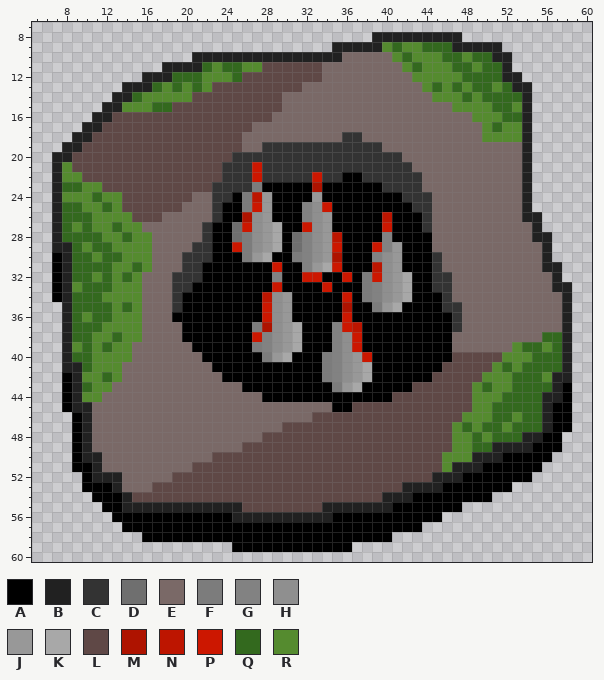
One commit to this pixel-art sprite: assets/spikes.png. The first picture shows the starting point.
The file is 64x64 pixels. Shown: x 5..60, y 7..60.
Palette (. is transparent): A #000000  B #212121  C #333333  D #6f6f6f  E #7a6967  F #7c7c7c  G #828282  H #8f8f8f  J #989898  K #a8a8a8  L #5f4846  M #ae1300  N #bd1500  P #cc1700  Q #33691e  R #558b2f
Pixels before, first column x 7:
 8 ................................BBBBBBBBB...........
 9 ............................BBBBBRQRRQQQBBBBB.......
10 ..............BBBBBBBBBBBBBBBEEEEERQRRRQQRQQBB......
11 ...........BBBBQRQQRRLLLLLLEEEEEEEERQRRRQQRQQB......
12 .........BBBQQQRRRQLLLLLLLLEEEEEEEEERRRRRQQQQBB.....
13 .......BBBQRQRQRLLLLLLLLLEEEEEEEEEEEERQRQRQQRQBB....
14 ......BBQRRRRRLLLLLLLLLEEEEEEEEEEEEEEERRRQRQQQQB....
15 .....BBRRRQQLLLLLLLLLLLEEEEEEEEEEEEEEEEERRRRQQRB....
16 ....BBLLLLLLLLLLLLLLLLEEEEEEEEEEEEEEEEEEEERRRQQB....
17 ...BBLLLLLLLLLLLLLLLEEEEEEEEEEEEEEEEEEEEEEERQRRB....
18 ..BBLLLLLLLLLLLLLLLEEEEEEEEEECCEEEEEEEEEEEERRRRB....
19 .BBLLLLLLLLLLLLLLLLEECCCCCCCCCCCCEEEEEEEEEEEEEEB....
20 BBLLLLLLLLLLLLLLLLCCCCCCCCCCCCCCCCCEEEEEEEEEEEEB....
21 BRLLLLLLLLLLLLLLLCCCPCCCCCCCCCCCCCCCEEEEEEEEEEEB....
22 BRRLLLLLLLLLLLLLLCCCPCCCCCPCCAACCCCCCEEEEEEEEEEB....
23 BQQRRLLLLLLLLLLLCCCCFAAAAAMAAAAAACCCCEEEEEEEEEEB....
24 BRRRQRRLLLLLLLEECCAFNJAAAAJAAAAAAAACCCEEEEEEEEEB....
25 BQQRRQRLLLLLLEEECAAFPJAAAGHPAAAAAAAACCEEEEEEEEEB....
26 BQQQRRRRLLLEEEEECAAMHJAAAGHJAAAAANAAACEEEEEEEEEBB...
27 BQRQRRQRREEEEEECAADPHJKAAPHJAAAAAPAAACEEEEEEEEEEB...
28 BQQQQRRQRREEEEECAADFHJKADGHJNAAAAGAAAAEEEEEEEEEEBB..
29 BBQRQQRRRREEEECCAAPFHJKADGHJPAAAPGJAAAEEEEEEEEEEEB..
30 ABQQRQQRRREEECCCAAAFJKAAFGHJMAAAGHJAAACEEEEEEEEEEB..
31 ABQQQQRRQREEECCAAAAAAAPAAGJKPAAANHJAAACEEEEEEEEEEBB.
32 ABQQRQRQREEECCCAAAAAAAGAAPPAAPAFPHJKAACCEEEEEEEEEEB.
33 ABRQQQRRREEECCAAAAAAAAPAAAAPAAAFGHJKAACCEEEEEEEEEEBB
34 ABQQQRRRREEECAAAAAAAANHJAAAAAPAFGHJKAAACEEEEEEEEEEEB
35 .BQQQQRQREEECAAAAAAAAPHJAAAAAMAAFJKAAAACCEEEEEEEEEEB
36 .BQRQQRRREEEAAAAAAAAAPHJAAAAAPAAAAAAAAAACEEEEEEEEEEB
37 .BQQQRRRREEEEAAAAAAAFMHJKAAAGPNAAAAAAAAACEEEEEEEEEEB
38 .BQQRRQRREEEEAAAAAAAPGHJKAAAGHPAAAAAAAAAEEEEEEEEEQQB
39 .BRQRQRREEEEEEAAAAAAFGHJKAAAGHPAAAAAAAAAEEEEEERQQRQB
40 .BQQRRRREEEEEEEAAAAAAFJKAAAFGHJPAAAAAAAALLLLLRRRQQQB
41 .BBQRRREEEEEEEEEAAAAAAAAAAAFGHJKAAAAAAALLLLLRQRQQQQB
42 .ABRRQREEEEEEEEEEAAAAAAAAAAFGHJKAAAAAALLLLLRRRQQQRBB
43 .ABQRREEEEEEEEEEEEEAAAAAAAAAFJKAAAAALLLLLLRQRRQQQQBA
44 .ABRREEEEEEEEEEEEEEEEAAAAAAAAAAAAALLLLLLLLRRRQQQQBBA
45 .ABBEEEEEEEEEEEEEEEEEEEEEEEEAALLLLLLLLLLLLRRQQQQQBAA
46 ..ABEEEEEEEEEEEEEEEEEEEEEELLLLLLLLLLLLLLLRRRQQRQQBAA
47 ..ABEEEEEEEEEEEEEEEEEEELLLLLLLLLLLLLLLLLRQRQQRQQQBAA
48 ..ABEEEEEEEEEEEEEEEEELLLLLLLLLLLLLLLLLLLRRQRQQQBBAA.
49 ..ABEEEEEEEEEEEEEEELLLLLLLLLLLLLLLLLLLLLRRQQBBBBAAA.
50 ..ABBEEEEEEEEEEELLLLLLLLLLLLLLLLLLLLLLLRRRBBBAAAAA..
51 ..AABEEEEEEEEELLLLLLLLLLLLLLLLLLLLLLLLLRBBBAAAAAA...
52 ...ABBBEEEEELLLLLLLLLLLLLLLLLLLLLLLLLLBBBAAAAAAA....
53 ...AAABEEELLLLLLLLLLLLLLLLLLLLLLLLLBBBBAAAAAAA......
54 ....AAABLLLLLLLLLLLLLLLLLLLLLLLLLBBBAAAAAAAA........
55 .....AABBBBBBBBBBBBLLLLLLLLBBBBBBBAAAAAAA...........
56 ......AAAAAAAAAAAABBBBBBBBBBAAAAAAAAAAA.............
57 .......AAAAAAAAAAAAAAAAAAAAAAAAAAAAAA...............
58 .........AAAAAAAAAAAAAAAAAAAAAAAAA..................
59 ..................AAAAAAAAAAAA......................
Now the later version:
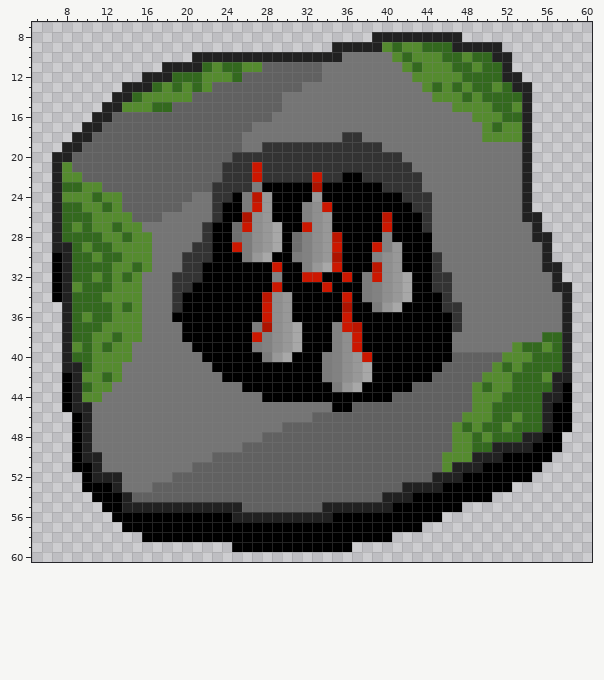
The exact change:
{"colour":"E","old":"#7a6967","new":"#757575"}
{"colour":"L","old":"#5f4846","new":"#616161"}
